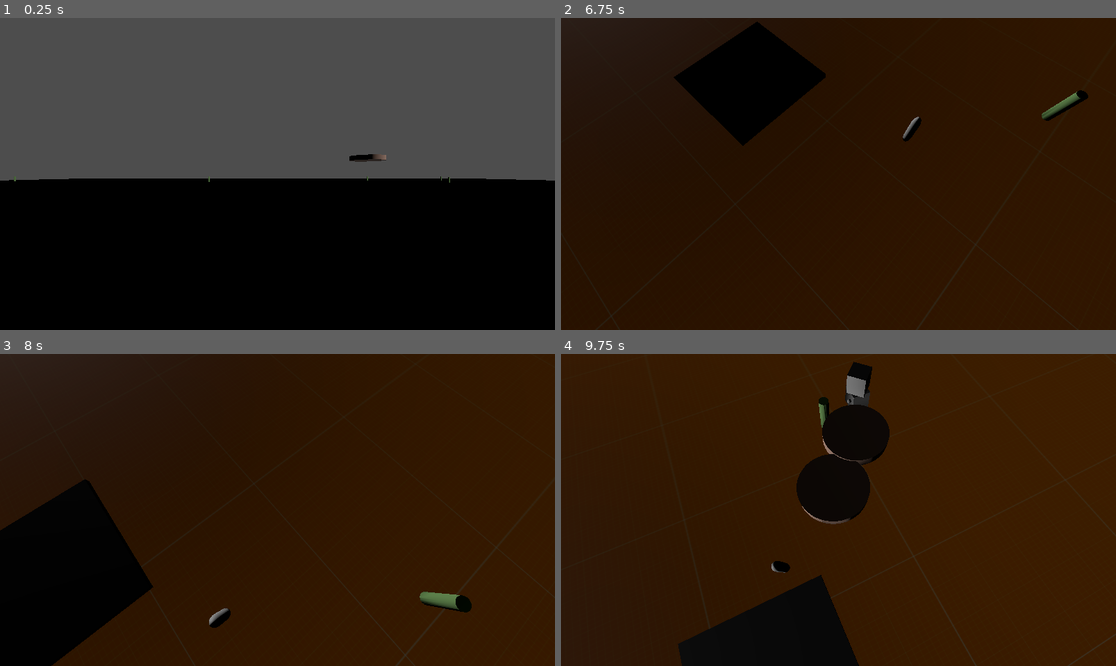
Above: before the commit, frames 1-4 (two rows, left to right).
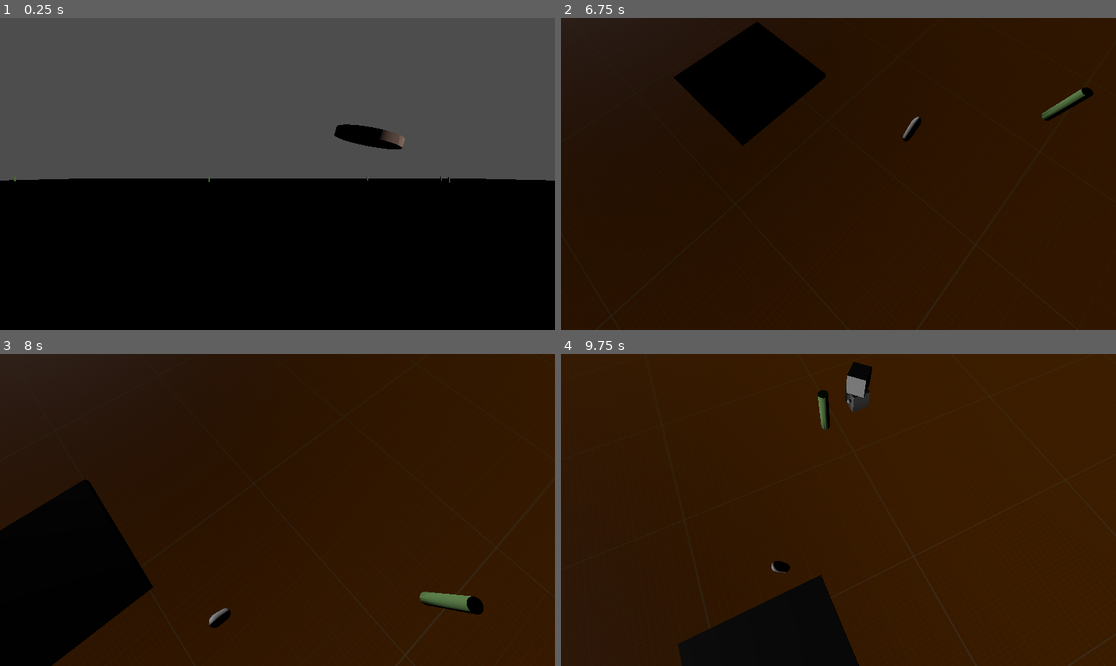
Above: after the commit, the same moments.

Repository: Flodurs/GoDotTest
Game: Godot game, scene res://scenes/level/level.tscn
Same seed, same stepped clock (60 frames per second), same inputs: the game is played once before the commit and once after it.
Inputs:
- Up to frame 1 (0.25 s): no input
- Up to frame 2 (6.75 s): hold D (Right) 0.53-1.28 s; hold Down (CamDown) 0.53-1.28 s; tap Space (Jump) at 0.77, 1.52, 3.02, 3.77, 4.25, 4.52, 6.02 s; hold S (Backward) 1.28-2.03 s; tap Left (CamLeft) at 1.35, 4.35 s; hold D (Right) 2.03-2.78 s; hold Right (CamRight) 2.03-2.78 s; hold W (Forward) 2.78-3.53 s; tap Up (CamUp) at 2.85, 5.85 s; tap Enter at 3.5 s; hold Down (CamDown) 3.53-4.28 s; hold A (Left) 3.53-5.03 s; hold S (Backward) 5.03-5.78 s; hold Right (CamRight) 5.03-5.78 s; hold D (Right) 5.78-6.53 s; hold W (Forward) from 6.53 s (still down); hold Down (CamDown) from 6.53 s (still down)
- Up to frame 3 (8 s): tap Space (Jump) at 6.77, 7.52 s; release W (Forward) at 7.28 s; release Down (CamDown) at 7.28 s; hold D (Right) from 7.28 s (still down); tap Left (CamLeft) at 7.35 s
- Up to frame 4 (9.75 s): release D (Right) at 8.03 s; hold S (Backward) 8.03-8.78 s; hold Right (CamRight) 8.03-8.78 s; hold A (Left) 8.78-9.53 s; tap Up (CamUp) at 8.85 s; tap Space (Jump) at 9.02 s; hold W (Forward) from 9.53 s (still down); hold Down (CamDown) from 9.53 s (still down)

The runs differ from the first frame. In frame 1, 0.8% of the frame differs, in the area x 60-73%, y 34-47%; in frame 2, less than 0.1%; in frame 3, 0.2%; in frame 4, 4.2%, in the area x 42-60%, y 8-55%.

Commit message:
BetterBlitzer

Diff:
--- a/scenes/Objects/baum.gd
+++ b/scenes/Objects/baum.gd
@@ -10,14 +10,14 @@
 # Called every frame. 'delta' is the elapsed time since the previous frame.
 func _process(delta):
 	timeSinceLastGrow+=delta
-	if timeSinceLastGrow > 5:
+	if timeSinceLastGrow > 2:
 		timeSinceLastGrow=0
 		if (rng.randi() % 2) == 0:
 			grow()
 
 
 func grow():
-	scale.y += 0.5
+	scale.y += 0.1
 
 func shrink():
 	scale.y -= 0.5
--- a/scenes/level/level.tscn
+++ b/scenes/level/level.tscn
@@ -60,3 +60,9 @@
 [node name="BaumBlitzer3" parent="." instance=ExtResource("7_u13pw")]
 
 [node name="BaumBlitzer4" parent="." instance=ExtResource("7_u13pw")]
+
+[node name="BaumBlitzer5" parent="." instance=ExtResource("7_u13pw")]
+
+[node name="BaumBlitzer6" parent="." instance=ExtResource("7_u13pw")]
+
+[node name="BaumBlitzer7" parent="." instance=ExtResource("7_u13pw")]
--- a/scenes/neutrals/baum_blitzer.gd
+++ b/scenes/neutrals/baum_blitzer.gd
@@ -5,6 +5,7 @@
 var timeSinceLastBlitz =  rng.randf_range(0,1.5)
 
 var targetBaumIndex = 0
+var time = 0
 
 
 func _ready():
@@ -14,13 +15,19 @@
 # Called every frame. 'delta' is the elapsed time since the previous frame.
 func _process(delta):
 	timeSinceLastBlitz+=delta
+	time+=delta
 	var dir = (get_tree().get_nodes_in_group("alleBaeume")[targetBaumIndex].position - position)
 
 	dir.y += 2*get_tree().get_nodes_in_group("alleBaeume")[targetBaumIndex].scale.y
 
 	var dist = dir.length()
 	dir = dir.normalized()
-	position+=dir*delta*1*dist
+	position+=dir*delta*0.5*dist
+	rotate(dir,0.02*cos(3.1415*time))
+
+
 	if dist < 0.1:
 		get_tree().get_nodes_in_group("alleBaeume")[targetBaumIndex].shrink()
 		targetBaumIndex=rng.randi() % get_tree().get_nodes_in_group("alleBaeume").size()
+		rotation = Vector3(0,0,0)
+		time = 0
